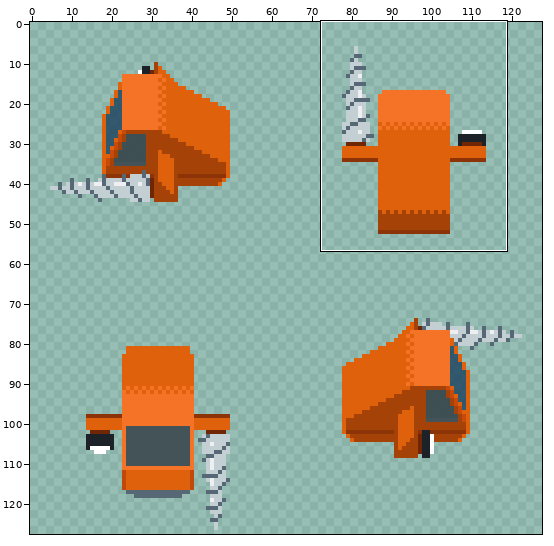
Two versions of one sprite sheet, AstroMiner/Content/img/miner-no-tracks.png. The picture above shows the old version from afar; the outline marks the close-up.
Close-up. First the earlier version:
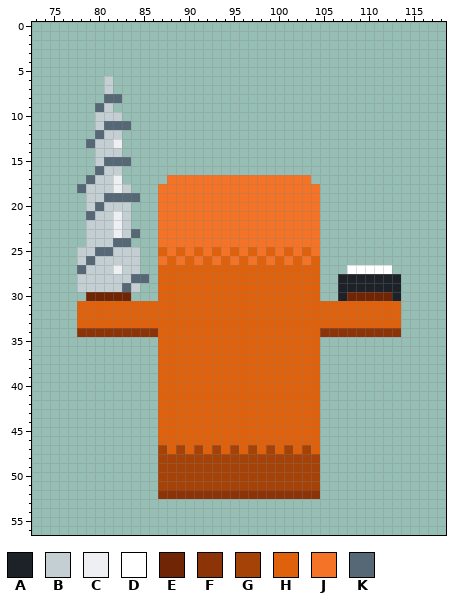
The file is 128x128 pixels. Shown: x 73..118, y 0..56. The commit also changed other parts of the picture, which this record leaves out.
Palette (. is transparent): A #1d2229  B #c4cfd4  C #edeff2  D #ffffff  E #702605  F #8c3407  G #a54208  H #e0610b  J #f47326  K #566776
And afterwards:
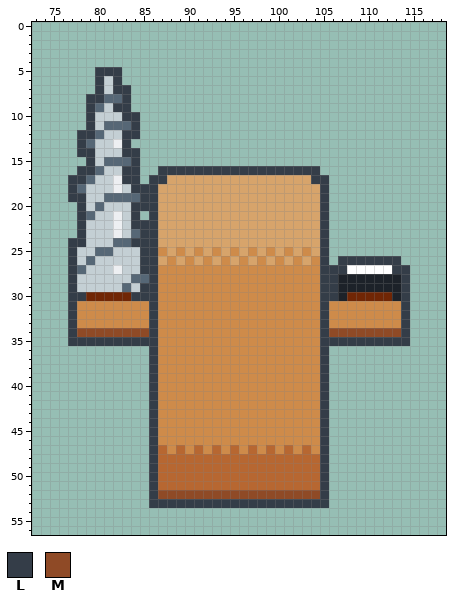
Colours new in this view: L #343d48  M #8f4a26
Edits made:
@@ palette @@
-G #a54208
+G #b76731
-H #e0610b
+H #ce8b4a
-J #f47326
+J #d7a46b
@@ x 73..118 @@
  4 ..............................................
- 5 ..............................................
- 6 ........B.....................................
- 7 ........B.....................................
- 8 ........KK....................................
- 9 .......KB.....................................
-10 .......BBB....................................
-11 .......BKKK...................................
-12 .......KBB....................................
-13 ......KBBC....................................
-14 .......BBB....................................
-15 .......BKKK...................................
-16 .......KBB....................................
-17 ......KBBC.....JJJJJJJJJJJJJJJJ...............
-18 .....KBBBCB...JJJJJJJJJJJJJJJJJJ..............
-19 ......BBKKKK..JJJJJJJJJJJJJJJJJJ..............
-20 ......BKBBB...JJJJJJJJJJJJJJJJJJ..............
-21 ......KBBCB...JJJJJJJJJJJJJJJJJJ..............
-22 ......BBBCB...JJJJJJJJJJJJJJJJJJ..............
-23 ......BBBCBK..JJJJJJJJJJJJJJJJJJ..............
-24 ......BBBKK...JJJJJJJJJJJJJJJJJJ..............
-25 .....BBKKBBB..HJHJHJHJHJHJHJHJHJ..............
-26 .....BKBBBBB..JHJHJHJHJHJHJHJHJH..............
-27 .....KBBBCBB..HHHHHHHHHHHHHHHHHH...DDDDD......
-28 .....BBBBBBKK.HHHHHHHHHHHHHHHHHH..AAAAAAA.....
-29 .....BBBBBKB..HHHHHHHHHHHHHHHHHH..AAAAAAA.....
-30 ......EEEEE...HHHHHHHHHHHHHHHHHH..AEEEEEA.....
-31 .....HHHHHHHHHHHHHHHHHHHHHHHHHHHHHHHHHHHH.....
-32 .....HHHHHHHHHHHHHHHHHHHHHHHHHHHHHHHHHHHH.....
-33 .....HHHHHHHHHHHHHHHHHHHHHHHHHHHHHHHHHHHH.....
-34 .....FFFFFFFFFHHHHHHHHHHHHHHHHHHFFFFFFFFF.....
-35 ..............HHHHHHHHHHHHHHHHHH..............
-36 ..............HHHHHHHHHHHHHHHHHH..............
-37 ..............HHHHHHHHHHHHHHHHHH..............
-38 ..............HHHHHHHHHHHHHHHHHH..............
-39 ..............HHHHHHHHHHHHHHHHHH..............
-40 ..............HHHHHHHHHHHHHHHHHH..............
-41 ..............HHHHHHHHHHHHHHHHHH..............
-42 ..............HHHHHHHHHHHHHHHHHH..............
-43 ..............HHHHHHHHHHHHHHHHHH..............
-44 ..............HHHHHHHHHHHHHHHHHH..............
-45 ..............HHHHHHHHHHHHHHHHHH..............
-46 ..............HHHHHHHHHHHHHHHHHH..............
-47 ..............GHGHGHGHGHGHGHGHGH..............
-48 ..............GGGGGGGGGGGGGGGGGG..............
-49 ..............GGGGGGGGGGGGGGGGGG..............
-50 ..............GGGGGGGGGGGGGGGGGG..............
-51 ..............GGGGGGGGGGGGGGGGGG..............
-52 ..............FFFFFFFFFFFFFFFFFF..............
-53 ..............................................
+ 5 .......LLL....................................
+ 6 .......LBL....................................
+ 7 .......LBLL...................................
+ 8 ......LLKKL...................................
+ 9 ......LKBLL...................................
+10 ......LBBBLL..................................
+11 ......LBKKKL..................................
+12 .....LLKBBLL..................................
+13 .....LKBBCL...................................
+14 .....LLBBBLL..................................
+15 ......LBKKKL..................................
+16 .....LLKBBLL..LLLLLLLLLLLLLLLLLL..............
+17 ....LLKBBCLL.LLJJJJJJJJJJJJJJJJLL.............
+18 ....LKBBBCBLLLJJJJJJJJJJJJJJJJJJL.............
+19 ....LLBBKKKKLLJJJJJJJJJJJJJJJJJJL.............
+20 .....LBKBBBLLLJJJJJJJJJJJJJJJJJJL.............
+21 .....LKBBCBL.LJJJJJJJJJJJJJJJJJJL.............
+22 .....LBBBCBLLLJJJJJJJJJJJJJJJJJJL.............
+23 .....LBBBCBKLLJJJJJJJJJJJJJJJJJJL.............
+24 ....LLBBBKKLLLJJJJJJJJJJJJJJJJJJL.............
+25 ....LBBKKBBBLLHJHJHJHJHJHJHJHJHJL.............
+26 ....LBKBBBBBLLJHJHJHJHJHJHJHJHJHL.LLLLLLL.....
+27 ....LKBBBCBBLLHHHHHHHHHHHHHHHHHHLLLDDDDDLL....
+28 ....LBBBBBBKKLHHHHHHHHHHHHHHHHHHLLAAAAAAAL....
+29 ....LBBBBBKBLLHHHHHHHHHHHHHHHHHHLLAAAAAAAL....
+30 ....LLEEEEELLLHHHHHHHHHHHHHHHHHHLLAEEEEEAL....
+31 ....LHHHHHHHHLHHHHHHHHHHHHHHHHHHLHHHHHHHHL....
+32 ....LHHHHHHHHLHHHHHHHHHHHHHHHHHHLHHHHHHHHL....
+33 ....LHHHHHHHHLHHHHHHHHHHHHHHHHHHLHHHHHHHHL....
+34 ....LMMMMMMMMLHHHHHHHHHHHHHHHHHHLMMMMMMMML....
+35 ....LLLLLLLLLLHHHHHHHHHHHHHHHHHHLLLLLLLLLL....
+36 .............LHHHHHHHHHHHHHHHHHHL.............
+37 .............LHHHHHHHHHHHHHHHHHHL.............
+38 .............LHHHHHHHHHHHHHHHHHHL.............
+39 .............LHHHHHHHHHHHHHHHHHHL.............
+40 .............LHHHHHHHHHHHHHHHHHHL.............
+41 .............LHHHHHHHHHHHHHHHHHHL.............
+42 .............LHHHHHHHHHHHHHHHHHHL.............
+43 .............LHHHHHHHHHHHHHHHHHHL.............
+44 .............LHHHHHHHHHHHHHHHHHHL.............
+45 .............LHHHHHHHHHHHHHHHHHHL.............
+46 .............LHHHHHHHHHHHHHHHHHHL.............
+47 .............LGHGHGHGHGHGHGHGHGHL.............
+48 .............LGGGGGGGGGGGGGGGGGGL.............
+49 .............LGGGGGGGGGGGGGGGGGGL.............
+50 .............LGGGGGGGGGGGGGGGGGGL.............
+51 .............LGGGGGGGGGGGGGGGGGGL.............
+52 .............LMMMMMMMMMMMMMMMMMML.............
+53 .............LLLLLLLLLLLLLLLLLLLL.............
 54 ..............................................
Boxes around the changes in both close-ups, in picture pixels (x1, y1, x2, y2):
changed: (68, 67, 410, 508)
